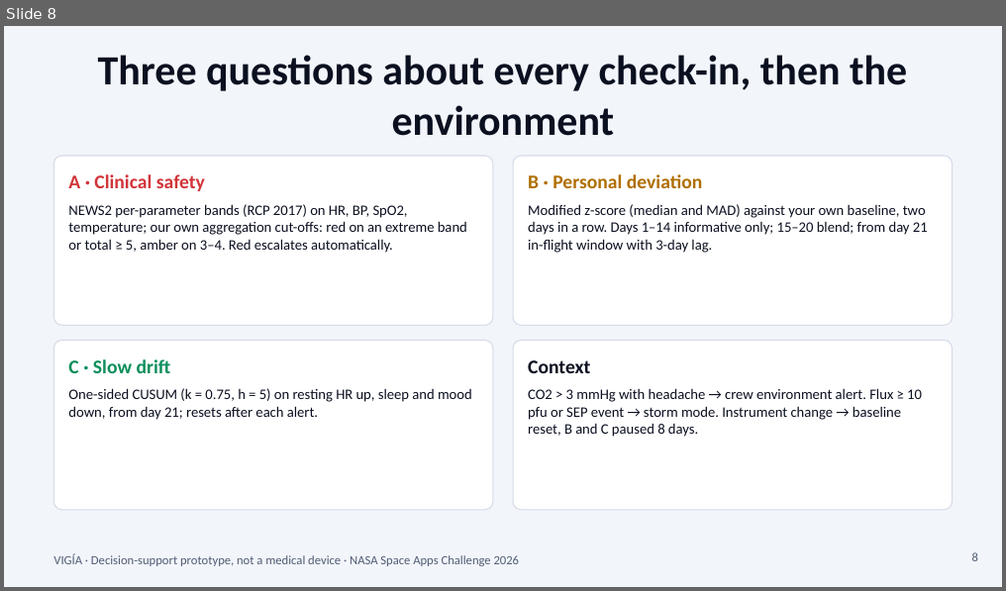
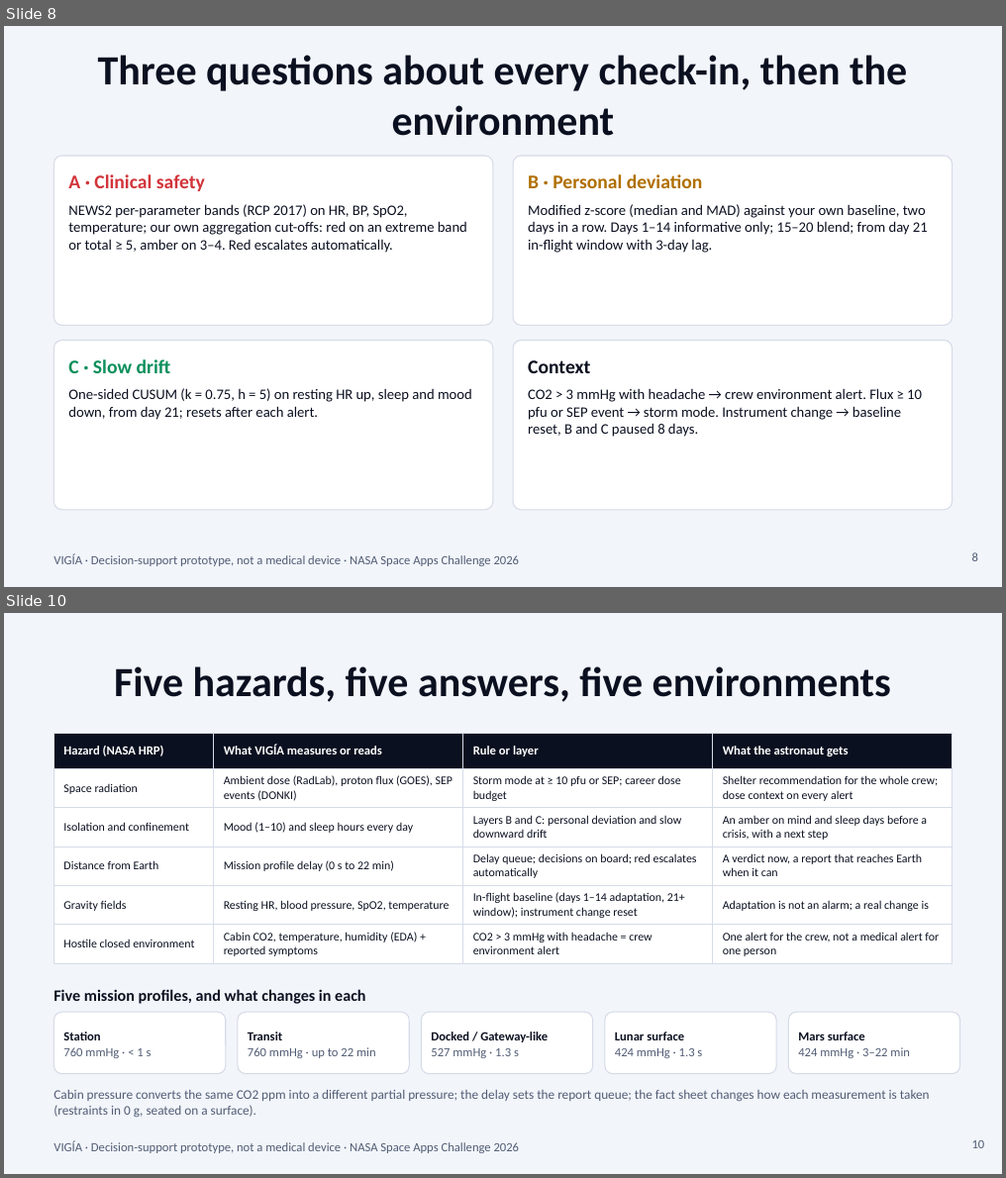
Before and after one commit to RazeZor/Proyecto-nasa-Create-Health-Monitoring-Software-for-Astronauts-on-Space-Missions, a slide deck: auditoria/VIGIA-pitch.pptx. Shown one above the other, each under a label of ours: slide 8 before the commit, slides 8 and 10 after it; the slides between them are not shown. The pictures are 1006x591 and 1006x1178 pixels, drawn with LibreOffice and Linux fonts; fonts in the diff are those of the drawing; background and template pictures are left out. Boxes give left, top, right and bottom in pixels: in the first picture for what was removed or moved away, otherwise in the second. Text is boxed around its words. In the diff, an @@ line names an element or a change of style, - is before the commit and + after.

```diff
--- a/auditoria/VIGIA-pitch.pptx
+++ b/auditoria/VIGIA-pitch.pptx
@@ slide 10 added at [4, 613, 1002, 1174], background #F2F5FA; not listed: 1 template element that a slide beside it also shows @@
@@ title added at [114, 666, 891, 702], 30 pt, text #0B1020, bold @@
+Five hazards, five answers, five environments
@@ table added at [54, 733, 952, 960], 6 rows, 4 columns @@
+Hazard (NASA HRP) | What VIGÍA measures or reads | Rule or layer | What the astronaut gets
+Space radiation | Ambient dose (RadLab), proton flux (GOES), SEP events (DONKI) | Storm mode at ≥ 10 pfu or SEP; career dose budget | Shelter recommendation for the whole crew; dose context on every alert
+Isolation and confinement | Mood (1–10) and sleep hours every day | Layers B and C: personal deviation and slow downward drift | An amber on mind and sleep days before a crisis, with a next step
+Distance from Earth | Mission profile delay (0 s to 22 min) | Delay queue; decisions on board; red escalates automatically | A verdict now, a report that reaches Earth when it can
+Gravity fields | Resting HR, blood pressure, SpO2, temperature | In-flight baseline (days 1–14 adaptation, 21+ window); instrument change reset | Adaptation is not an alarm; a real change is
+Hostile closed environment | Cabin CO2, temperature, humidity (EDA) + reported symptoms | CO2 > 3 mmHg with headache = crew environment alert | One alert for the crew, not a medical alert for one person
@@ text added at [54, 989, 365, 1004], 11.5 pt, text #0B1020, bold @@
+Five mission profiles, and what changes in each
@@ rounded rectangle added at [54, 1012, 226, 1074], fill #FFFFFF, outline #D5DBE7 0.75 pt @@
@@ rounded rectangle added at [238, 1012, 409, 1074], fill #FFFFFF, outline #D5DBE7 0.75 pt @@
@@ rounded rectangle added at [421, 1012, 593, 1074], fill #FFFFFF, outline #D5DBE7 0.75 pt @@
@@ rounded rectangle added at [605, 1012, 776, 1074], fill #FFFFFF, outline #D5DBE7 0.75 pt @@
@@ rounded rectangle added at [788, 1012, 960, 1074], fill #FFFFFF, outline #D5DBE7 0.75 pt @@
@@ text added at [63, 1032, 152, 1059], 9 pt, text #525D75 @@
+Station
+760 mmHg · < 1 s
@@ text added at [248, 1032, 376, 1059], 9 pt, text #525D75 @@
+Transit
+760 mmHg · up to 22 min
@@ text added at [431, 1032, 548, 1059], 9 pt, text #0B1020, bold @@
+Docked / Gateway-like
+527 mmHg · 1.3 s
@@ text added at [615, 1032, 702, 1059], 9 pt, text #0B1020, bold @@
+Lunar surface
+424 mmHg · 1.3 s
@@ text added at [798, 1032, 910, 1059], 9 pt, text #525D75 @@
+Mars surface
+424 mmHg · 3–22 min
@@ text added at [54, 1090, 930, 1117], 9.5 pt, text #525D75 @@
+Cabin pressure converts the same CO2 ppm into a different partial pressure; the delay sets the report queue; the fact sheet changes how each measurement is taken (restraints in 0 g, seated on a surface).
@@ page number added at [972, 1141, 985, 1149], 9 pt, text #525D75 @@
+10
```
Also in this commit, not shown: 2 other slides added, 8 other files.
